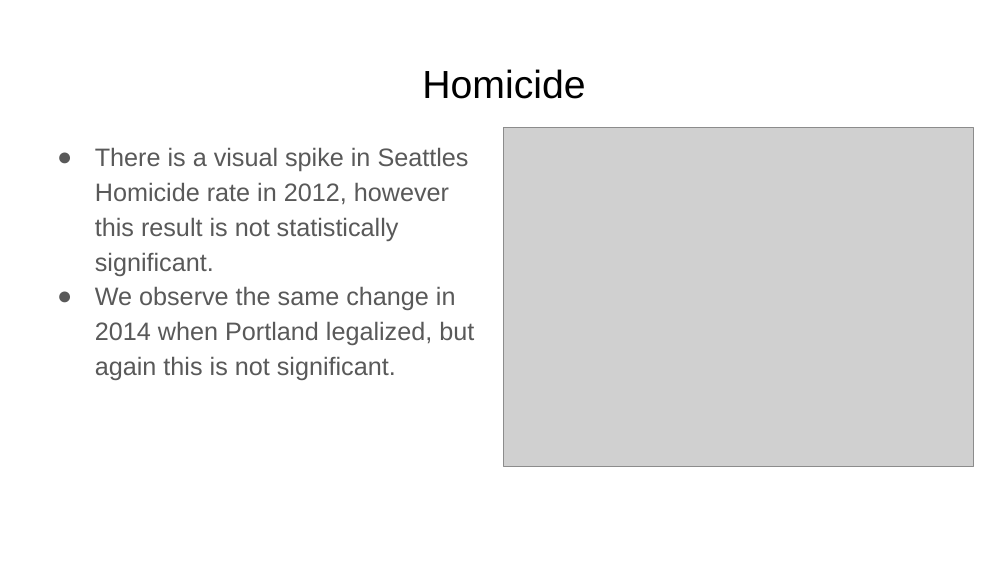
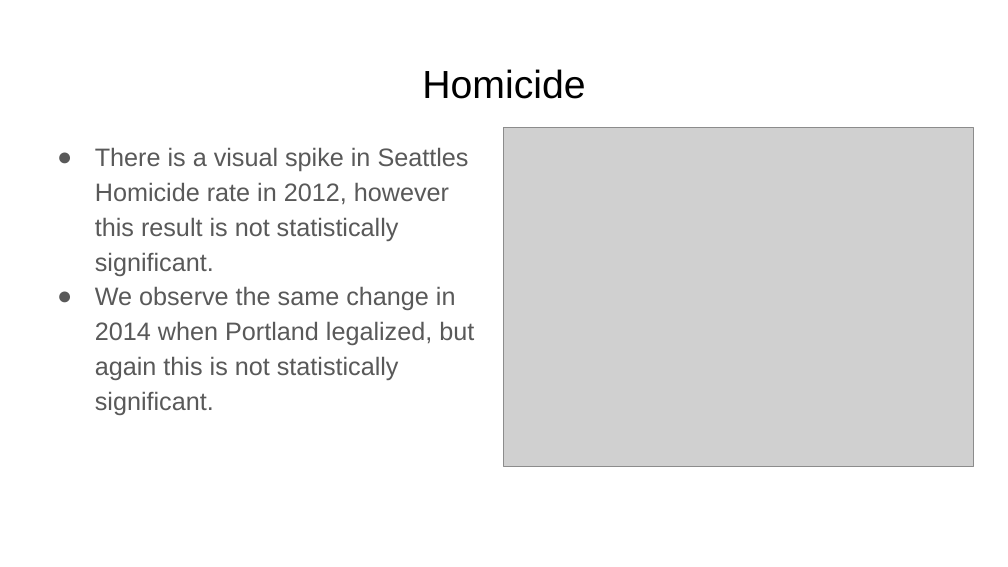
Before and after one commit to WhimsicalNose03/Cannabis-Cash-Crop-or-Crime-Boom-, a slide deck: slide 4 of Cannabis_ Cash Crop or Crime Boom_.pptx. Drawn at 1008x567 pixels with LibreOffice and Linux fonts; fonts in the diff are those of the drawing; grey boxes stand for pictures. Boxes give left, top, right and bottom in pixels: in the first picture for what was removed or moved away, otherwise in the second. Text is boxed around its words. In the diff, an @@ line names an element or a change of style, - is before the commit and + after.

```diff
--- a/Cannabis_ Cash Crop or Crime Boom_.pptx
+++ b/Cannabis_ Cash Crop or Crime Boom_.pptx
@@ text at box(95, 286, 474, 415): text changed @@
-● We observe the same change in 2014 when Portland legalized, but again this is not significant.
+● We observe the same change in 2014 when Portland legalized, but again this is not statistically significant.
```
Also in this commit, not shown: 2 other slides changed.
